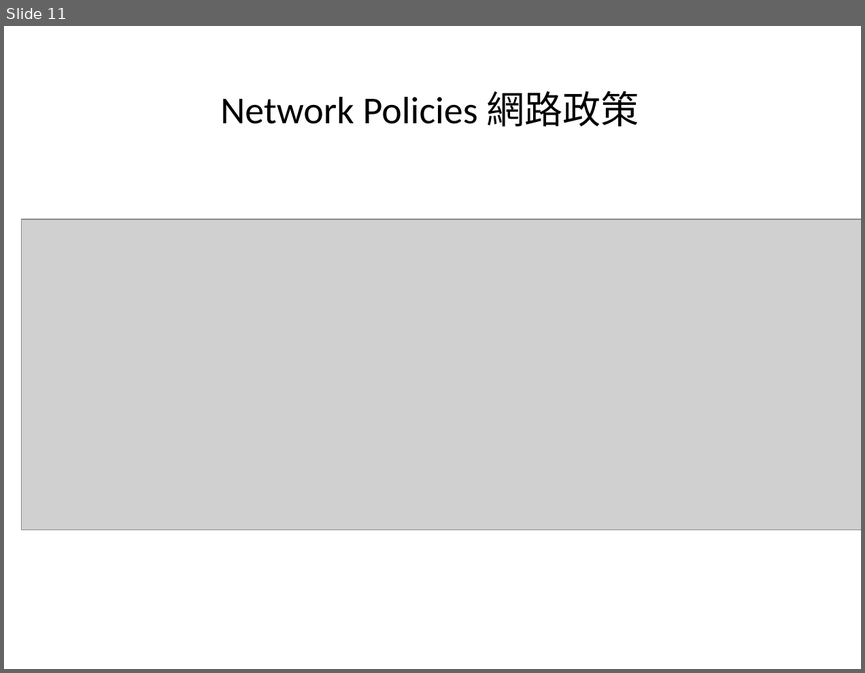
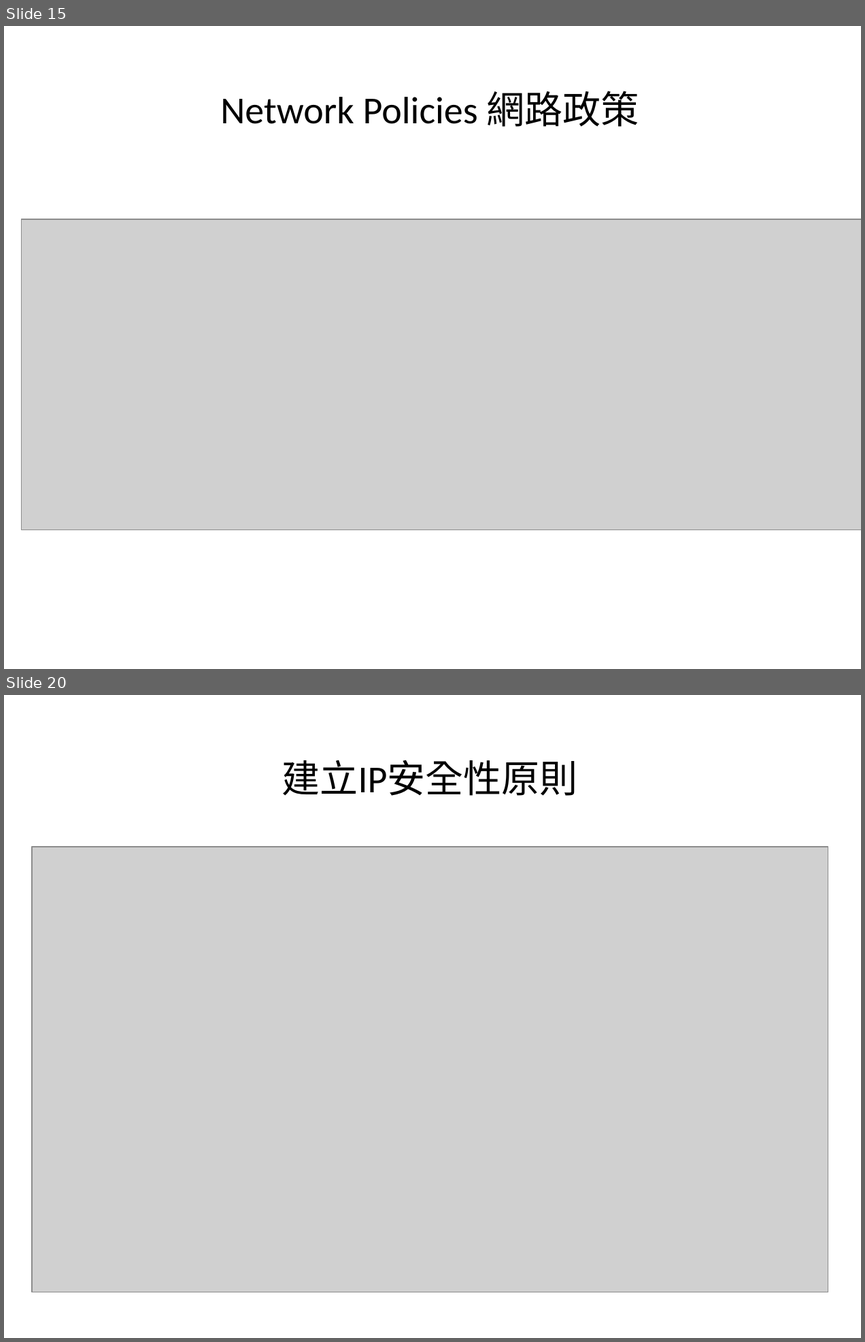
Before and after one commit to 4080E68/S108001484, a slide deck: 0329/0329.pptx. Shown one above the other, each under a label of ours: slide 11 before the commit, slides 15 and 20 after it; the slides between them are not shown. The pictures are 865x673 and 865x1342 pixels, drawn with LibreOffice and Linux fonts; fonts in the diff are those of the drawing; grey boxes stand for pictures. Boxes give left, top, right and bottom in pixels: in the first picture for what was removed or moved away, otherwise in the second. Text is boxed around its words. In the diff, an @@ line names an element or a change of style, - is before the commit and + after.

```diff
--- a/0329/0329.pptx
+++ b/0329/0329.pptx
@@ slide 20 added at bbox=[4, 695, 861, 1338], background #FFFFFF @@
@@ text added at bbox=[281, 760, 577, 796], 32 pt, text #000000 @@
+建立IP安全性原則
@@ picture added at bbox=[33, 847, 828, 1292] @@
@@ what was slide 11 is now slide 15 @@
```
Also in this commit, not shown: 13 other slides added, 1 slide removed.
